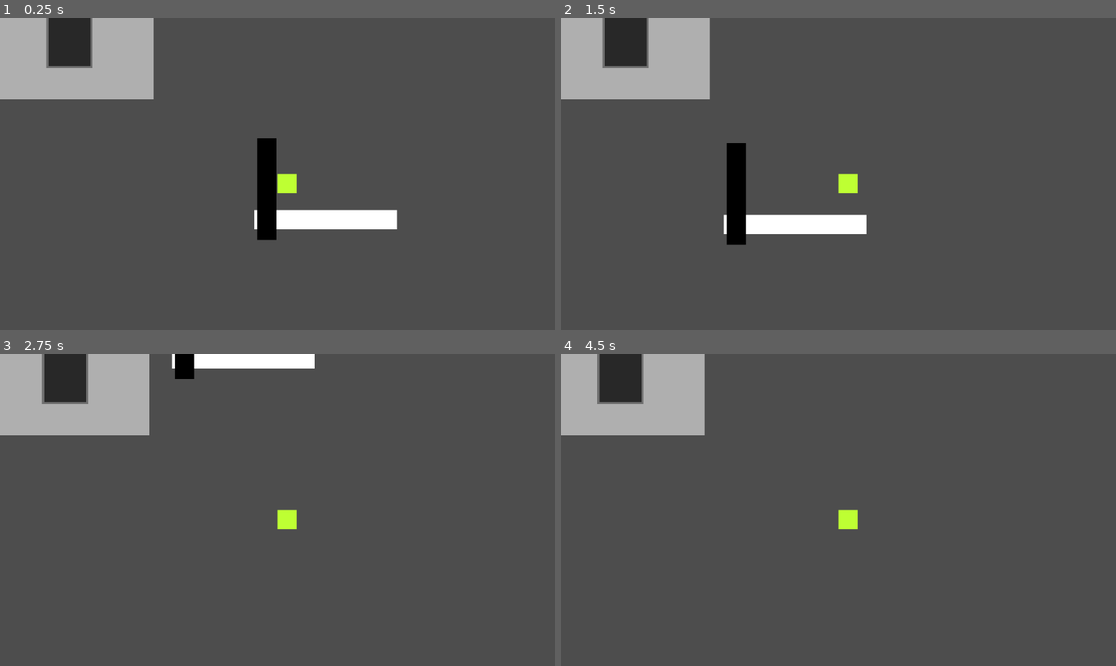
Above: before the commit, frames 1-4 (two rows, left to right).
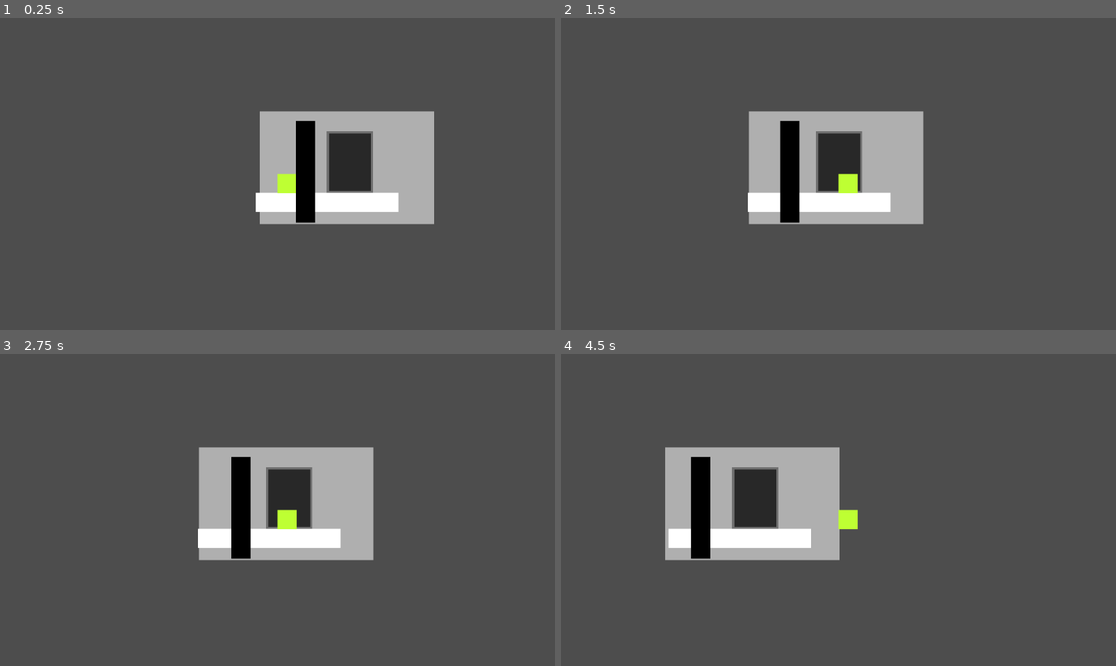
Above: after the commit, the same moments.

Repository: MortalSecond/526h-game
Game: Godot game, scene res://main.tscn
Same seed, same stepped clock (60 frames per second), same inputs: the game is played once before the commit and once after it.
Inputs:
- Up to frame 1 (0.25 s): no input
- Up to frame 2 (1.5 s): tap Enter (ui_accept) at 0.5, 0.6, 0.77, 1.07, 1.35 s; hold Right (ui_right) from 0.53 s (still down)
- Up to frame 3 (2.75 s): tap Enter (ui_accept) at 1.52, 1.82, 2.1 s; release Right (ui_right) at 2.03 s; hold Left (ui_left) from 2.03 s (still down)
- Up to frame 4 (4.5 s): release Left (ui_left) at 2.78 s; hold Right (ui_right) 2.78-4.28 s; tap Enter (ui_accept) at 2.85, 3.02, 3.32, 3.6, 3.77, 4.07, 4.35 s; hold Left (ui_left) from 4.28 s (still down)

The runs differ from the first frame. In frame 1, 19% of the frame differs, in the area x 0-79%, y 0-72%; in frame 2, 20%, in the area x 0-66%, y 0-73%; in frame 3, 19%; in frame 4, 18%.

Commit message:
Fix parallax system.

Diff:
--- /dev/null
+++ b/background_parallax.gd
@@ -0,0 +1,33 @@
+extends Node2D
+
+# These references use the @onready annotation, which means the node paths
+# will only be extracted once the scene is fully loaded. Trying to access
+# $"../Midground/Player" before the scene is ready would return null.
+@onready var player = $Midground/Player
+@onready var background = $Background
+@onready var foreground = $Foreground
+
+# The horizontal center of this room in world coordinates.
+# E.g. When Sam stands here, all layers are at offset zero. As he moves left or right,
+# layers drift in the opposite direction by their respective amounts.
+# Update this per-room to be half the room's pixel width.
+@export var room_center_x: float = 640.0
+
+# This multiplier controls how much each the layers drifts.
+@export var bg_parallax_strength: float = 0.05
+@export var fg_parallax_strength: float = 0.12
+
+func _process(_delta):
+	# If the player node doesn't exist yet (e.g. during editor preview),
+	# bail out safely rather than crashing.
+	if not player:
+		return
+
+	# How far Sam is from the room's center, in pixels.
+	# Positive = Sam is right of center, negative = left of center.
+	var offset = player.position.x - room_center_x
+
+	# Move the entire Background node as one rigid unit.
+	# The sub-layers inside it are unaffected by this.
+	background.position.x = -offset * bg_parallax_strength
+	foreground.position.x = -offset * fg_parallax_strength
--- a/main.tscn
+++ b/main.tscn
@@ -1,40 +1,36 @@
 [gd_scene format=3 uid="uid://dh6adpdimsmtx"]
 
-[ext_resource type="Script" uid="uid://badh8j38nok16" path="res://game_state.gd" id="1_0xm2m"]
+[ext_resource type="Script" uid="uid://b2t1nyheaierc" path="res://background_parallax.gd" id="1_0xm2m"]
 [ext_resource type="PackedScene" uid="uid://bhiexaw0mtji4" path="res://player.tscn" id="1_ig7tw"]
-
-[sub_resource type="RectangleShape2D" id="RectangleShape2D_0xm2m"]
-size = Vector2(295, 37)
 
 [node name="Node2D" type="Node2D" unique_id=921852018]
 script = ExtResource("1_0xm2m")
 
-[node name="ParallaxBackground" type="ParallaxBackground" parent="." unique_id=103086351]
+[node name="Background" type="Node2D" parent="." unique_id=106243733]
 
-[node name="ParallaxLayer" type="ParallaxLayer" parent="ParallaxBackground" unique_id=906256117]
-motion_scale = Vector2(0.05, 0)
+[node name="far_background" type="Node2D" parent="Background" unique_id=336979707]
 
-[node name="far_background" type="Node2D" parent="ParallaxBackground/ParallaxLayer" unique_id=336979707]
-
-[node name="ColorRect" type="ColorRect" parent="ParallaxBackground/ParallaxLayer/far_background" unique_id=1592407919]
+[node name="ColorRect" type="ColorRect" parent="Background/far_background" unique_id=1592407919]
 offset_left = -72.0
 offset_top = -65.0
 offset_right = 290.0
 offset_bottom = 169.0
 color = Color(0.6872149, 0.68721503, 0.6872149, 1)
+metadata/_edit_use_anchors_ = true
 
-[node name="mid_background" type="Node2D" parent="ParallaxBackground/ParallaxLayer" unique_id=1282647516]
+[node name="mid_background" type="Node2D" parent="Background" unique_id=1282647516]
 
-[node name="ColorRect2" type="ColorRect" parent="ParallaxBackground/ParallaxLayer/mid_background" unique_id=176903323]
+[node name="ColorRect2" type="ColorRect" parent="Background/mid_background" unique_id=176903323]
 offset_left = 67.0
 offset_top = -24.0
 offset_right = 163.0
 offset_bottom = 104.0
 color = Color(0.4351923, 0.43519226, 0.43519226, 1)
+metadata/_edit_use_anchors_ = true
 
-[node name="front_background" type="Node2D" parent="ParallaxBackground/ParallaxLayer" unique_id=485365368]
+[node name="front_background" type="Node2D" parent="Background" unique_id=485365368]
 
-[node name="ColorRect3" type="ColorRect" parent="ParallaxBackground/ParallaxLayer/front_background" unique_id=1599387771]
+[node name="ColorRect3" type="ColorRect" parent="Background/front_background" unique_id=1599387771]
 offset_left = 72.0
 offset_top = -19.0
 offset_right = 159.0
@@ -42,12 +38,9 @@
 color = Color(0.15574738, 0.1557474, 0.15574738, 1)
 
 [node name="Midground" type="Node2D" parent="." unique_id=1215590172]
+z_index = 5
 
 [node name="StaticBody2D" type="StaticBody2D" parent="Midground" unique_id=1597371284]
-
-[node name="CollisionShape2D" type="CollisionShape2D" parent="Midground/StaticBody2D" unique_id=1131264554]
-position = Vector2(100.5, 123.5)
-shape = SubResource("RectangleShape2D_0xm2m")
 
 [node name="ColorRect" type="ColorRect" parent="Midground/StaticBody2D" unique_id=1569432980]
 offset_left = -48.0
@@ -57,6 +50,7 @@
 metadata/_edit_use_anchors_ = true
 
 [node name="Player" parent="Midground" unique_id=1586232719 instance=ExtResource("1_ig7tw")]
+position = Vector2(-3, 65)
 
 [node name="Foreground" type="Node2D" parent="." unique_id=1872572403]
 z_index = 10
--- a/player.gd
+++ b/player.gd
@@ -1,26 +1,18 @@
 extends CharacterBody2D
 
-# SPEED controls how fast Sam walks horizontally.
-# JUMP_VELOCITY is negative because in Godot's 2D coordinate system,
-# Y increases DOWNWARD. So "up" is a negative Y value. Negative Y = up.
-const SPEED = 200.0
-const JUMP_VELOCITY = -400.0
+# Sam's walking speed in pixels per second.
+const SPEED = 150.0
 
-func _physics_process(delta):
-	# Apply gravity if Sam is NOT on the floor.
-	if not is_on_floor():
-		velocity.y += get_gravity().y * delta
+func _physics_process(_delta):
+	# Movement input.
+	var direction = Input.get_axis("ui_left", "ui_right")
 
-	# Jump input.
-	if Input.is_action_just_pressed("ui_accept") and is_on_floor():
-		velocity.y = JUMP_VELOCITY
-
-	# Horizontal movement.
-	var direction = Input.get_axis("ui_left", "ui_right")
 	if direction:
+		# Horizontal movement.
 		velocity.x = direction * SPEED
 	else:
-		# If no input, smoothly decelerate to zero.
+		# Decelerate to zero when no input is held.
+		# He stops in one frame rather than gliding until stopped.
 		velocity.x = move_toward(velocity.x, 0, SPEED)
 
 	move_and_slide()
Not shown, added: background_parallax.gd.uid
